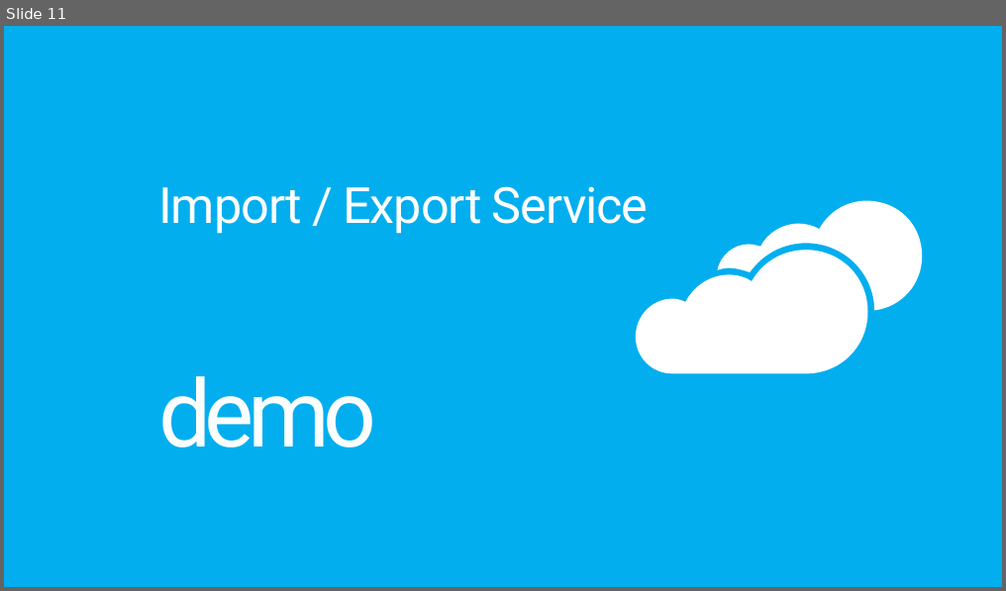
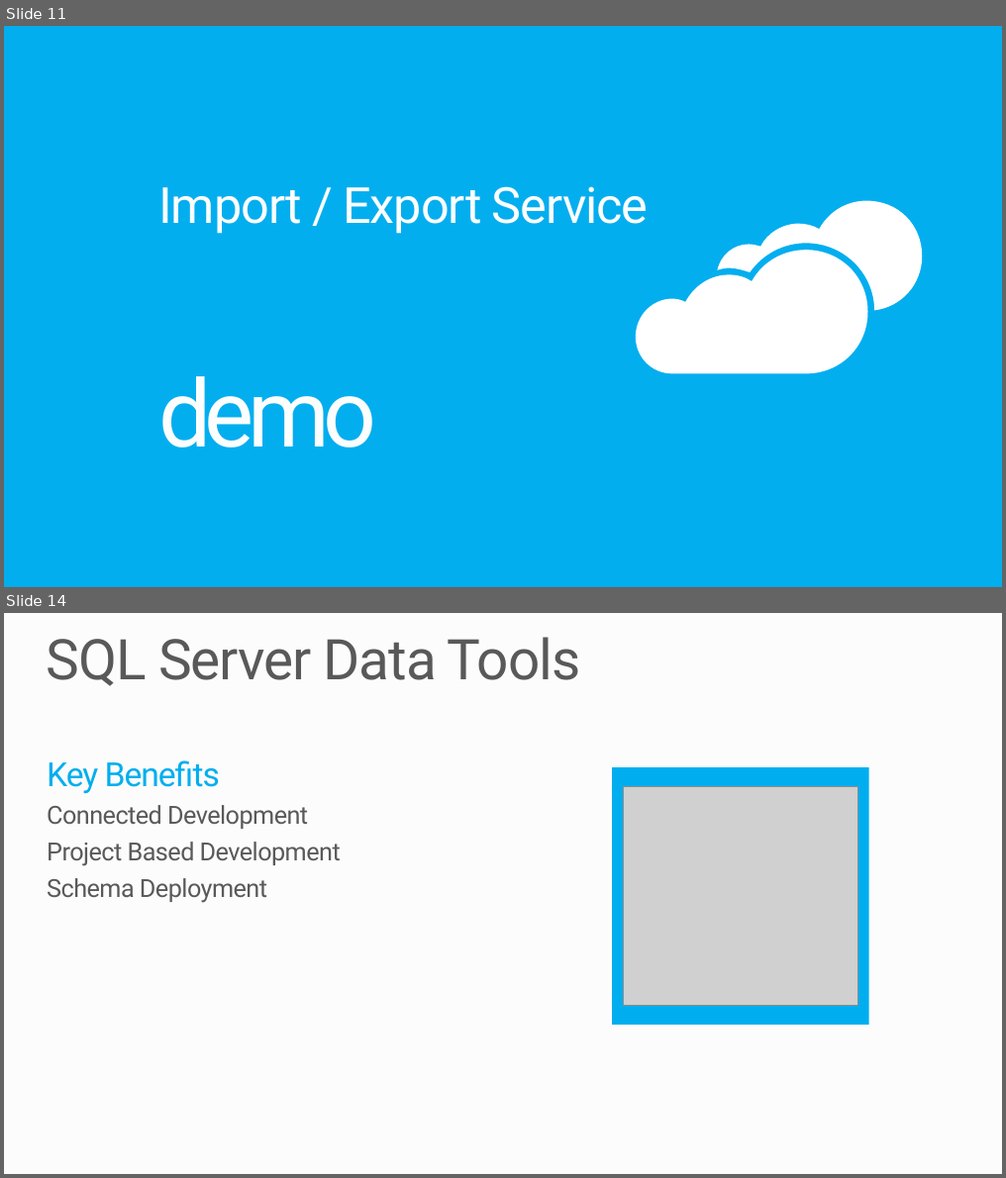
Before and after one commit to tanleittl/PRESENTATION-SQLDatabaseMigration, a slide deck: SQLDatabaseMigration.pptx. Shown one above the other, each under a label of ours: slide 11 before the commit, slides 11 and 14 after it; the slides between them are not shown. The pictures are 1006x591 and 1006x1178 pixels, drawn with LibreOffice and Linux fonts; fonts in the diff are those of the drawing; grey boxes stand for pictures; background and template pictures are left out. Boxes give left, top, right and bottom in pixels: in the first picture for what was removed or moved away, otherwise in the second. Text is boxed around its words. In the diff, an @@ line names an element or a change of style, - is before the commit and + after.

```diff
--- a/SQLDatabaseMigration.pptx
+++ b/SQLDatabaseMigration.pptx
@@ slide 14 added at box(4, 613, 1002, 1174), background #FCFCFC @@
@@ title added at box(47, 637, 581, 686), 54 pt, text #595959 @@
+SQL Server Data Tools
@@ text added at box(47, 761, 341, 903), 24 pt, text #595959 @@
+Key Benefits
+Connected Development
+Project Based Development
+Schema Deployment
@@ rectangle added at box(612, 768, 868, 1025), fill #00AEEF @@
@@ picture added at box(623, 786, 857, 1005) @@
```
Also in this commit, not shown: 7 slides changed, 4 other slides added, 6 slides removed.
